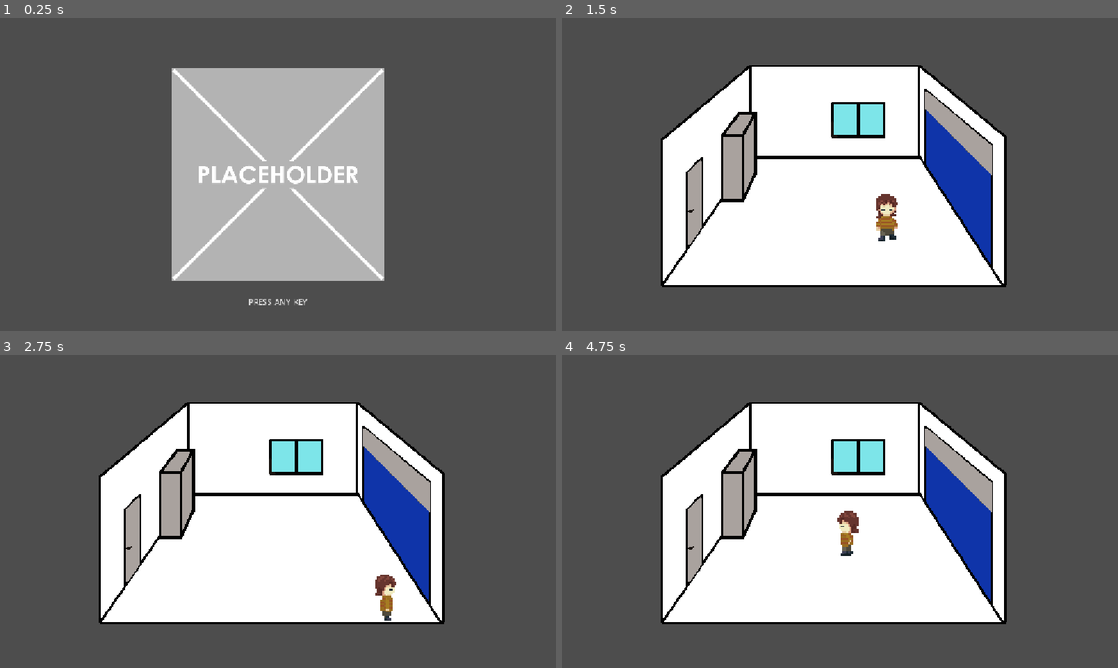
Above: before the commit, frames 1-4 (two rows, left to right).
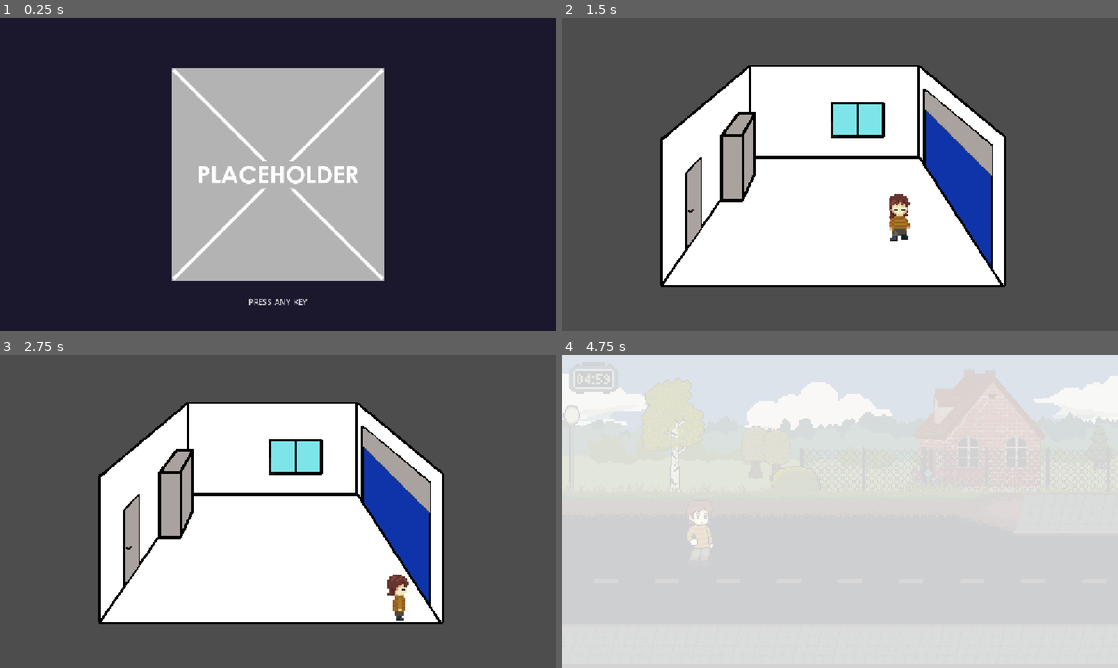
Above: after the commit, the same moments.

Repository: W00jo/projekt-droga
Game: Godot game, scene res://src/main_scene.tscn
The game is run twice, just before and just after one commit, with the same random seed, the same clock (stepped at 60 frames per second) and the same inputs. Before the commit the project starts from res://src/menus/title_screen.tscn.
Inputs (mouse positions are in pixels of both pictures, inside the frame that each line leads up to):
- Up to frame 1 (0.25 s): no input
- Up to frame 2 (1.5 s): tap Enter at 0.5 s; move the mouse to (962, 158) at 0.52 s; hold D (move_right) 0.53-1.28 s; click (962, 158) at 0.67 s; move the mouse to (728, 190) at 1.27 s; hold S (move_down) from 1.28 s (still down)
- Up to frame 3 (2.75 s): move the mouse to (333, 442) at 2.02 s; release S (move_down) at 2.03 s; hold D (move_right) from 2.03 s (still down)
- Up to frame 4 (4.75 s): move the mouse to (812, 574) at 2.77 s; release D (move_right) at 2.78 s; hold W (move_up) 2.78-3.53 s; click (812, 574) at 2.92 s; move the mouse to (1006, 558) at 3.52 s; hold A (move_left) from 3.53 s (still down); move the mouse to (673, 464) at 4.27 s

The runs differ from the first frame. In frame 1, 74% of the frame differs, in the area x 0-100%, y 0-100%; in frame 2, 1.6%; in frame 3, 1.5%; in frame 4, 98%.

Commit message:
Add and set main scene

Diff:
--- a/global/game_manager.gd
+++ b/global/game_manager.gd
@@ -35,6 +35,8 @@
 var distance_travelled: float = 0.0
 # The required distance (in logical distance units/metres) to reach the bus stop and complete the run
 var target_distance: float = 300.0
+
+var main_scene: MainScene
 
 var level: LevelManager
 
--- a/project.godot
+++ b/project.godot
@@ -15,7 +15,7 @@
 [application]
 
 config/name="Projekt Droga"
-run/main_scene="uid://cxjp7487wrc25"
+run/main_scene="uid://cjwu008npld7t"
 config/features=PackedStringArray("4.6", "GL Compatibility")
 boot_splash/image="uid://bejxf528s4axx"
 config/icon="uid://5d3e2u0ho6fs"
--- a/src/hub/garage_door.gd
+++ b/src/hub/garage_door.gd
@@ -1,16 +1,9 @@
 extends Area2D
-# Called when the node enters the scene tree for the first time.
-func _ready() -> void:
-	pass # Replace with function body.
-
-# Called every frame. 'delta' is the elapsed time since the previous frame.
-func _process(_delta: float) -> void:
-	pass
 
 func _on_body_entered(body: Node2D) -> void:
-	var transition_animation = get_parent().get_node("LevelTransition").get_node("AnimationPlayer")
+	if body is PlayerWASD:
+		GameManager.main_scene.exit_hub_and_start_run()
 
-	if body.name == "PlayerWASD":
-		transition_animation.play("transition_fadeout")
-		await transition_animation.animation_finished
-		get_tree().change_scene_to_file.call_deferred("res://src/level/level.tscn")
+		#transition_animation.play("transition_fadeout")
+		#await transition_animation.animation_finished
+		#get_tree().change_scene_to_file.call_deferred("res://src/level/level.tscn")
--- /dev/null
+++ b/src/hub/hub.gd
@@ -0,0 +1,3 @@
+extends StaticBody2D
+
+@export var player: PlayerWASD
--- a/src/hub/hub.tscn
+++ b/src/hub/hub.tscn
@@ -1,6 +1,7 @@
 [gd_scene format=3 uid="uid://dbo6vpjulatv"]
 
 [ext_resource type="Texture2D" uid="uid://r3s7b6xdlgmb" path="res://src/hub/hub_background.png" id="1_8xbvn"]
+[ext_resource type="Script" uid="uid://dtfvkxk5vcsrj" path="res://src/hub/hub.gd" id="1_r4qrh"]
 [ext_resource type="Texture2D" uid="uid://bjeeytmn1qwcs" path="res://src/hub/doors.png" id="2_c3p1t"]
 [ext_resource type="Texture2D" uid="uid://bsxjua54f87f" path="res://src/hub/hub_locker.png" id="3_bfsw3"]
 [ext_resource type="Script" uid="uid://fv3kih0imp0a" path="res://src/hub/door.gd" id="4_gb5ag"]
@@ -8,7 +9,6 @@
 [ext_resource type="Script" uid="uid://dq7slx8aqhnrq" path="res://src/hub/garage_door.gd" id="5_0pbk3"]
 [ext_resource type="Texture2D" uid="uid://dcf07tmp13ydk" path="res://src/hub/hub_window.png" id="5_lgcv4"]
 [ext_resource type="PackedScene" uid="uid://c722vntaki1rg" path="res://src/player/player_wasd.tscn" id="5_r4qrh"]
-[ext_resource type="PackedScene" uid="uid://dafxnrcnu7d16" path="res://src/level/level_transition.tscn" id="9_r4qrh"]
 
 [sub_resource type="AtlasTexture" id="AtlasTexture_r4qrh"]
 atlas = ExtResource("2_c3p1t")
@@ -43,44 +43,43 @@
 a = Vector2(-60, -69)
 b = Vector2(51, 72)
 
-[node name="Node2D" type="Node2D" unique_id=1162545500]
+[node name="Hub" type="StaticBody2D" unique_id=769936134 node_paths=PackedStringArray("player")]
+script = ExtResource("1_r4qrh")
+player = NodePath("PlayerWASD")
 
-[node name="Hub" type="StaticBody2D" parent="." unique_id=769936134]
-position = Vector2(1, 0)
-
-[node name="CollisionPolygon2D" type="CollisionPolygon2D" parent="Hub" unique_id=1663058610]
+[node name="CollisionPolygon2D" type="CollisionPolygon2D" parent="." unique_id=1663058610]
 build_mode = 1
 polygon = PackedVector2Array(402, 323, 375, 378, 331, 378, 295, 432, 213, 417, 204, 465, 258, 483, 210, 553, 914, 553, 890.6749, 518.01227, 883, 351, 755, 215, 751, 296, 730, 288, 402, 288)
 
-[node name="SpriteHub" type="Sprite2D" parent="Hub" unique_id=166090569]
+[node name="SpriteHub" type="Sprite2D" parent="." unique_id=166090569]
 position = Vector2(563, 327)
 texture = ExtResource("1_8xbvn")
 region_rect = Rect2(0, 0, 750, 468)
 
-[node name="SpriteLocker" type="Sprite2D" parent="Hub" unique_id=957656199]
+[node name="SpriteLocker" type="Sprite2D" parent="." unique_id=957656199]
 position = Vector2(365, 288)
 texture = ExtResource("3_bfsw3")
 
-[node name="SpriteWindow" type="Sprite2D" parent="Hub" unique_id=799114519]
+[node name="SpriteWindow" type="Sprite2D" parent="." unique_id=799114519]
 position = Vector2(613, 211)
 texture = ExtResource("5_lgcv4")
 
-[node name="AreaDoor" type="Area2D" parent="Hub" unique_id=1552201425]
+[node name="AreaDoor" type="Area2D" parent="." unique_id=1552201425]
 position = Vector2(119, 380)
 script = ExtResource("4_gb5ag")
 
-[node name="SpriteDoor" type="AnimatedSprite2D" parent="Hub/AreaDoor" unique_id=60324831]
+[node name="SpriteDoor" type="AnimatedSprite2D" parent="AreaDoor" unique_id=60324831]
 position = Vector2(178, 3)
 sprite_frames = SubResource("SpriteFrames_lgcv4")
 animation = &"door_anim"
 frame = 1
 speed_scale = 0.0
 
-[node name="CollisionShape2D" type="CollisionShape2D" parent="Hub/AreaDoor" unique_id=532745411]
+[node name="CollisionShape2D" type="CollisionShape2D" parent="AreaDoor" unique_id=532745411]
 position = Vector2(20, 32)
 shape = SubResource("ConvexPolygonShape2D_r4qrh")
 
-[node name="SpriteHubWall" type="Sprite2D" parent="Hub/AreaDoor" unique_id=402247073]
+[node name="SpriteHubWall" type="Sprite2D" parent="AreaDoor" unique_id=402247073]
 visible = false
 z_index = 1
 position = Vector2(105, -14)
@@ -88,32 +87,32 @@
 region_enabled = true
 region_rect = Rect2(0, 157, 72, 231)
 
-[node name="AreaGameExit" type="Area2D" parent="Hub" unique_id=47650648]
+[node name="AreaGameExit" type="Area2D" parent="." unique_id=47650648]
 position = Vector2(193, 399)
 
-[node name="CollisionShape2D" type="CollisionShape2D" parent="Hub/AreaGameExit" unique_id=37338658]
+[node name="CollisionShape2D" type="CollisionShape2D" parent="AreaGameExit" unique_id=37338658]
 position = Vector2(51, 32)
 shape = SubResource("SegmentShape2D_r4qrh")
 
-[node name="AreaGarageDoor" type="Area2D" parent="Hub" unique_id=34633248]
+[node name="AreaGarageDoor" type="Area2D" parent="." unique_id=34633248]
 script = ExtResource("5_0pbk3")
 
-[node name="SpriteGarageDoor" type="Sprite2D" parent="Hub/AreaGarageDoor" unique_id=2022423440]
+[node name="SpriteGarageDoor" type="Sprite2D" parent="AreaGarageDoor" unique_id=2022423440]
 z_index = 1
 position = Vector2(821, 332)
 texture = ExtResource("4_lgcv4")
 
-[node name="CollisionShape2D" type="CollisionShape2D" parent="Hub/AreaGarageDoor" unique_id=673221910]
+[node name="CollisionShape2D" type="CollisionShape2D" parent="AreaGarageDoor" unique_id=673221910]
 position = Vector2(828, 358)
 shape = SubResource("SegmentShape2D_yo4oc")
 
-[node name="LevelTransition" parent="Hub" unique_id=138945070 instance=ExtResource("9_r4qrh")]
-
-[node name="PlayerWASD" parent="Hub" unique_id=916138121 instance=ExtResource("5_r4qrh")]
+[node name="PlayerWASD" parent="." unique_id=916138121 instance=ExtResource("5_r4qrh")]
 position = Vector2(564, 378)
 scale = Vector2(2.2, 2.2)
 
-[connection signal="body_entered" from="Hub/AreaDoor" to="Hub/AreaDoor" method="_on_body_entered"]
-[connection signal="body_exited" from="Hub/AreaDoor" to="Hub/AreaDoor" method="_on_body_exited"]
-[connection signal="body_entered" from="Hub/AreaGameExit" to="Hub/AreaDoor" method="_on_area_game_exit_body_entered"]
-[connection signal="body_entered" from="Hub/AreaGarageDoor" to="Hub/AreaGarageDoor" method="_on_body_entered"]
+[node name="Node2D" type="Node2D" parent="." unique_id=1162545500]
+
+[connection signal="body_entered" from="AreaDoor" to="AreaDoor" method="_on_body_entered"]
+[connection signal="body_exited" from="AreaDoor" to="AreaDoor" method="_on_body_exited"]
+[connection signal="body_entered" from="AreaGameExit" to="AreaDoor" method="_on_area_game_exit_body_entered"]
+[connection signal="body_entered" from="AreaGarageDoor" to="AreaGarageDoor" method="_on_body_entered"]
--- a/src/level/level.gd
+++ b/src/level/level.gd
@@ -21,14 +21,13 @@
 @onready var chunks_container: Node2D = Node2D.new()
 @onready var obstacles_container: Node2D = Node2D.new()
 @onready var obstacle_spawner: ObstacleSpawner = $ObstacleSpawner
-@onready var transition: AnimationPlayer = $"LevelTransition/AnimationPlayer"
 
 var chunk_scene: PackedScene = preload("res://src/level/chunks/procedural_chunk.tscn")
 
 # Configuration for the spatial origin of the endless environment
 @export var environment_origin: Vector2 = Vector2(-209, 285)
 
-func _ready() -> void:
+func start_run() -> void:
 	GameManager.change_state(GameManager.GameState.ACCELERATING)
 	chunks_container.name = "Chunks"
 	chunks_container.position = environment_origin
@@ -45,10 +44,9 @@
 
 	_initialise_chunk_pool()
 
-	transition.play_backwards("transition_fadeout")
-
 func _process(delta: float) -> void:
-	_scroll_environment(delta)
+	if GameManager.current_state != GameManager.GameState.INACTIVE:
+		_scroll_environment(delta)
 
 # Provides a centralised way for other entities to determine the exact Y coordinate of a lane
 func get_track_position_y(track_index: int) -> float:
--- a/src/level/level.tscn
+++ b/src/level/level.tscn
@@ -3,7 +3,6 @@
 [ext_resource type="Script" uid="uid://b82lukvrwdyhh" path="res://src/level/level.gd" id="1_af42n"]
 [ext_resource type="PackedScene" uid="uid://bsshgl33f2wue" path="res://src/player/player_level.tscn" id="3_em31m"]
 [ext_resource type="PackedScene" uid="uid://lbkg5dhwx4eu" path="res://src/environment/countryside_parallax/countryside_parallax_bg.tscn" id="4_mpbj7"]
-[ext_resource type="PackedScene" uid="uid://dafxnrcnu7d16" path="res://src/level/level_transition.tscn" id="5_em31m"]
 [ext_resource type="PackedScene" uid="uid://iwhr4ou0u28m" path="res://src/obstacles/obstacle_spawner.tscn" id="5_w7y1s"]
 [ext_resource type="PackedScene" uid="uid://dpl32k7yri4a4" path="res://src/hud/hud.tscn" id="6_w7y1s"]
 
@@ -21,8 +20,6 @@
 position = Vector2(285, 350)
 scale = Vector2(2.25, 2.25)
 
-[node name="LevelTransition" parent="." unique_id=138945070 instance=ExtResource("5_em31m")]
-
 [node name="ObstacleSpawner" parent="." unique_id=1927055351 instance=ExtResource("5_w7y1s")]
 
 [node name="HUD" parent="." unique_id=1962771496 instance=ExtResource("6_w7y1s")]
--- /dev/null
+++ b/src/main_scene.gd
@@ -0,0 +1,30 @@
+class_name MainScene
+extends Node2D
+
+@export var hub: StaticBody2D
+@export var level: LevelManager
+@export var transition_scene: CanvasLayer
+@export var title_screen: TitleScreen
+
+func _ready() -> void:
+	GameManager.main_scene = self
+	title_screen.connect("title_screen_killed", toggle_hub_player_movement)
+
+	hub.show()
+	level.hide()
+
+func exit_hub_and_start_run() -> void:
+	var transition_anim_player: AnimationPlayer = transition_scene.get_node("AnimationPlayer")
+
+	transition_anim_player.play("transition_fadeout")
+	await transition_anim_player.animation_finished
+
+	hub.hide()
+	toggle_hub_player_movement(false)
+
+	level.show()
+	transition_anim_player.play_backwards("transition_fadeout")
+	level.start_run()
+
+func toggle_hub_player_movement(toggle: bool) -> void:
+	hub.player.is_active = toggle
--- /dev/null
+++ b/src/main_scene.tscn
@@ -0,0 +1,33 @@
+[gd_scene format=3 uid="uid://cjwu008npld7t"]
+
+[ext_resource type="PackedScene" uid="uid://dbo6vpjulatv" path="res://src/hub/hub.tscn" id="1_6yb67"]
+[ext_resource type="Script" uid="uid://ceeyd26ng8wtj" path="res://src/main_scene.gd" id="1_vbj1a"]
+[ext_resource type="PackedScene" uid="uid://ca5lhjggqcjex" path="res://src/level/level.tscn" id="2_hcawe"]
+[ext_resource type="PackedScene" uid="uid://ci4oynr6wlqjc" path="res://src/menus/main_menu.tscn" id="3_vbj1a"]
+[ext_resource type="PackedScene" uid="uid://dafxnrcnu7d16" path="res://src/level/level_transition.tscn" id="4_e1hn7"]
+[ext_resource type="PackedScene" uid="uid://cxjp7487wrc25" path="res://src/menus/title_screen.tscn" id="5_e1hn7"]
+
+[node name="MainScene" type="Node2D" unique_id=1091959245 node_paths=PackedStringArray("hub", "level", "transition_scene", "title_screen")]
+script = ExtResource("1_vbj1a")
+hub = NodePath("Gameplay/Hub")
+level = NodePath("Gameplay/Level")
+transition_scene = NodePath("LevelTransition")
+title_screen = NodePath("UI/TitleScreen")
+
+[node name="Gameplay" type="Node2D" parent="." unique_id=237880273]
+
+[node name="Hub" parent="Gameplay" unique_id=1162545500 instance=ExtResource("1_6yb67")]
+
+[node name="Level" parent="Gameplay" unique_id=1874155512 instance=ExtResource("2_hcawe")]
+visible = false
+
+[node name="LevelTransition" parent="." unique_id=138945070 instance=ExtResource("4_e1hn7")]
+
+[node name="UI" type="CanvasLayer" parent="." unique_id=2017875061]
+
+[node name="TitleScreen" parent="UI" unique_id=1397022153 instance=ExtResource("5_e1hn7")]
+
+[node name="MainMenu" parent="UI" unique_id=1591350116 instance=ExtResource("3_vbj1a")]
+visible = false
+
+[connection signal="child_exiting_tree" from="." to="." method="_on_child_exiting_tree"]
--- a/src/menus/main_menu.tscn
+++ b/src/menus/main_menu.tscn
@@ -1,6 +1,4 @@
 [gd_scene format=3 uid="uid://ci4oynr6wlqjc"]
-
-[ext_resource type="Script" path="res://src/menus/main_menu.gd" id="1_1n2f7"]
 
 [sub_resource type="StyleBoxFlat" id="StyleBoxFlat_panel"]
 bg_color = Color(0.0509804, 0.0745098, 0.0901961, 0.9)
@@ -83,7 +81,6 @@
 anchor_bottom = 1.0
 grow_horizontal = 2
 grow_vertical = 2
-script = ExtResource("1_1n2f7")
 
 [node name="MainMenuBackgroundArt" type="TextureRect" parent="." unique_id=807933259]
 layout_mode = 0
--- a/src/menus/title_screen.gd
+++ b/src/menus/title_screen.gd
@@ -1,6 +1,7 @@
+class_name TitleScreen
 extends Control
 
-const HUB_SCENE_PATH := "res://src/hub/hub.tscn"
+signal title_screen_killed
 
 func _ready() -> void:
 	Input.set_mouse_mode(Input.MOUSE_MODE_HIDDEN)
@@ -15,9 +16,8 @@
 
 	SFXClickManager.play_click()
 
+	# This signal is received by the main scene, which then enables hub player movement
+	emit_signal("title_screen_killed", true)
+
 	await get_tree().create_timer(0.15).timeout
-
-	var change_result := get_tree().change_scene_to_file(HUB_SCENE_PATH)
-
-	if change_result != OK:
-		push_error("Sprawdź UID ;)")
+	queue_free()
--- a/src/menus/title_screen.tscn
+++ b/src/menus/title_screen.tscn
@@ -50,6 +50,15 @@
 grow_vertical = 2
 script = ExtResource("1_r6esh")
 
+[node name="ColorRect" type="ColorRect" parent="." unique_id=599826247]
+layout_mode = 1
+anchors_preset = 15
+anchor_right = 1.0
+anchor_bottom = 1.0
+grow_horizontal = 2
+grow_vertical = 2
+color = Color(0.10485508, 0.08920307, 0.17299685, 1)
+
 [node name="SplashArt" type="TextureRect" parent="." unique_id=989166127]
 layout_mode = 1
 anchors_preset = 8
--- a/src/player/player_wasd.gd
+++ b/src/player/player_wasd.gd
@@ -1,4 +1,7 @@
+class_name PlayerWASD
 extends CharacterBody2D
+
+var is_active: bool = false
 
 var last_direction: String = "down"
 @onready var anim_player: AnimationPlayer = $AnimationPlayer
@@ -31,5 +34,6 @@
 			"left": sprite.frame = 10
 
 func _physics_process(_delta):
-	get_input()
-	move_and_slide()
+	if is_active:
+		get_input()
+		move_and_slide()
Not shown, added: src/hub/hub.gd.uid
Not shown, added: src/main_scene.gd.uid
Not shown: 1 places in src/menus/title_screen.tscn that only renumber resources
